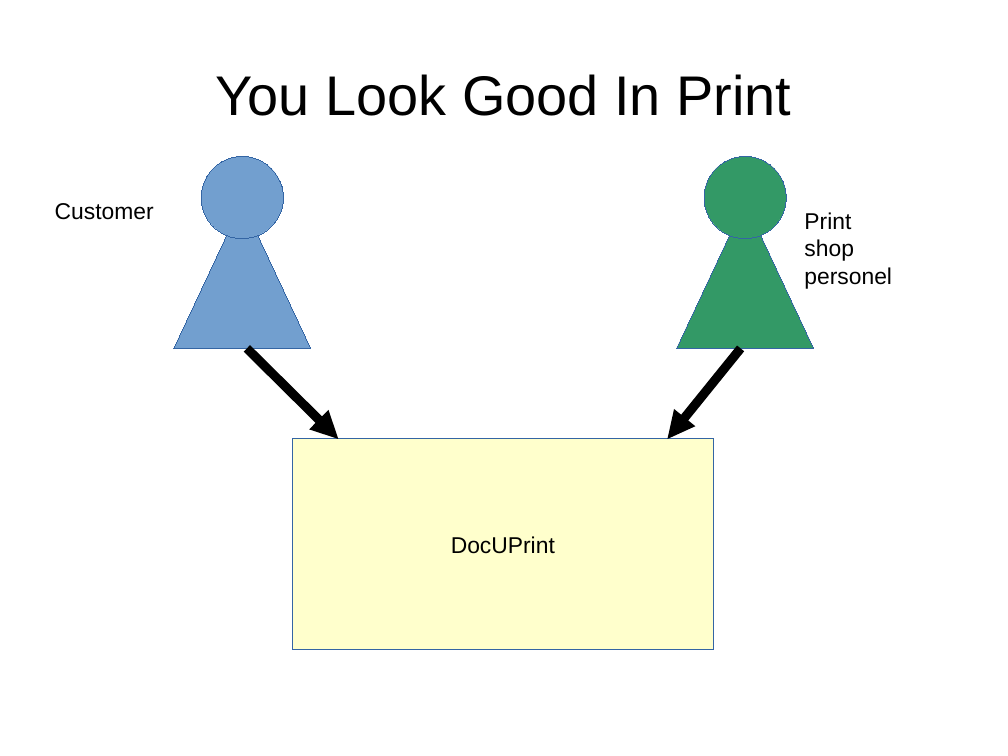
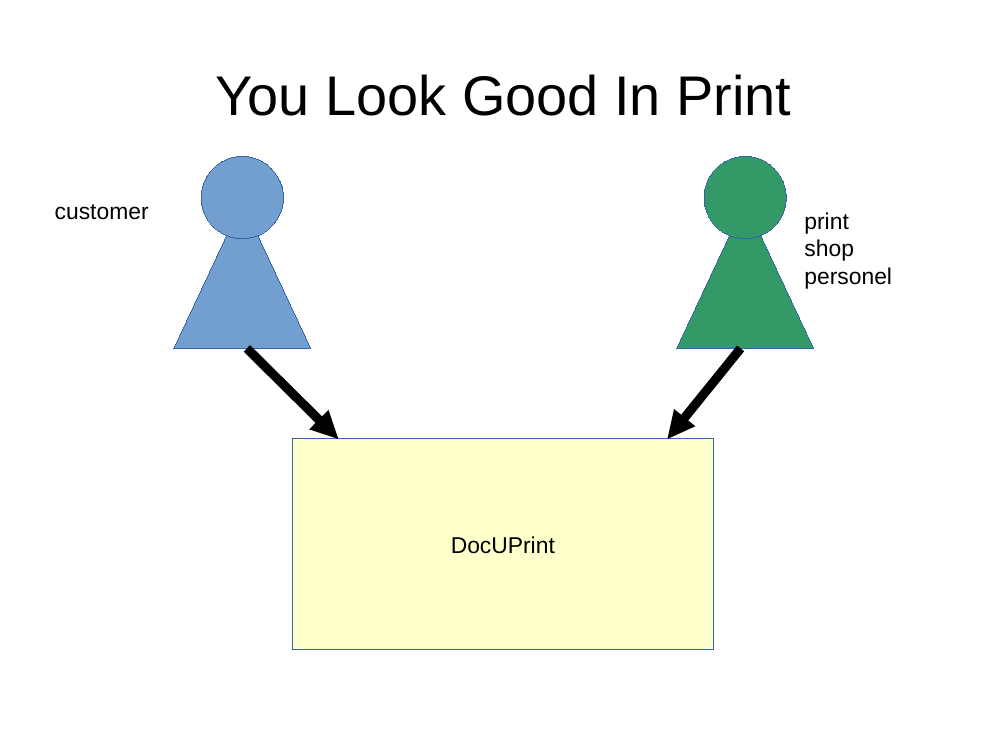
Before and after one commit to p14n/archadr, a slide deck: slide 1 of doc/architecture/presentation/for-management.odp. Drawn at 1008x756 pixels with LibreOffice and Linux fonts; fonts in the diff are those of the drawing. Boxes give left, top, right and bottom in pixels: in the first picture for what was removed or moved away, otherwise in the second. Text is boxed around its words. In the diff, an @@ line names an element or a change of style, - is before the commit and + after.

```diff
--- a/doc/architecture/presentation/for-management.odp
+++ b/doc/architecture/presentation/for-management.odp
@@ text at <box>55,204,149,220</box>: text changed @@
-Customer
+customer
@@ text at <box>804,212,848,234</box>: text changed @@
-Print
+print
```
Also in this commit, not shown: 1 other slide changed, 1 slide removed.
